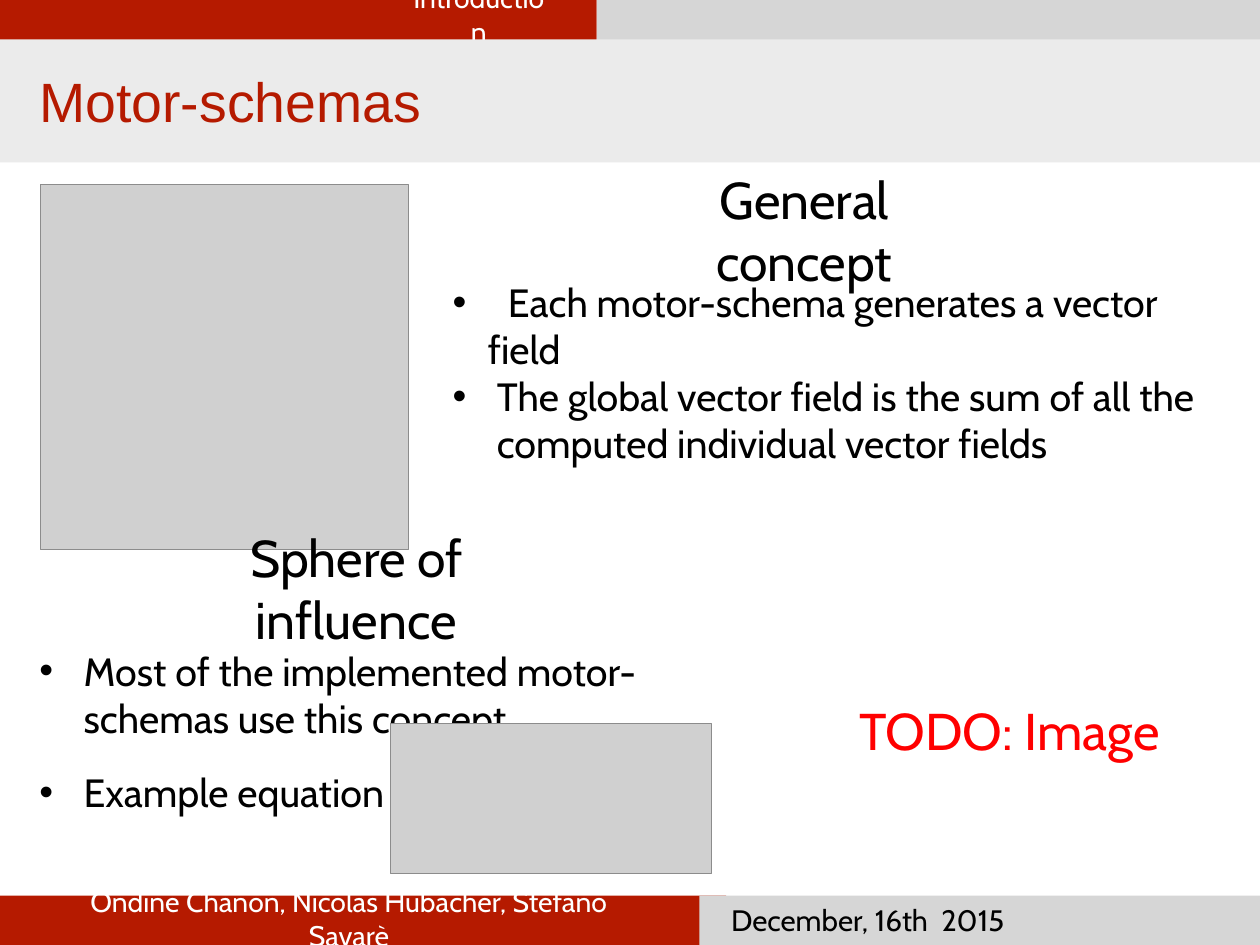
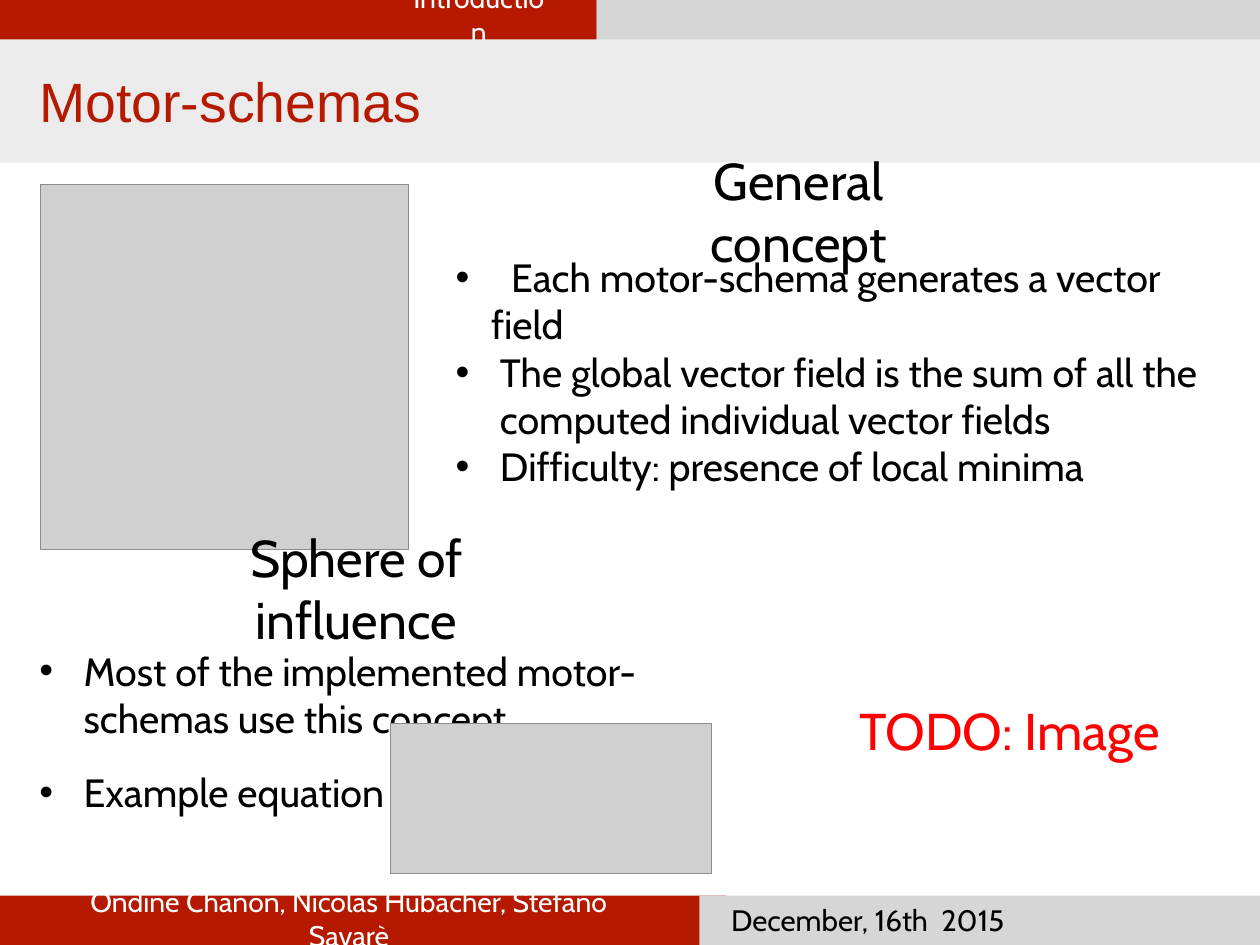
Before and after one commit to nhubi/disProject, a slide deck: slide 4 of Presentation/presentation.pptx. Drawn at 1260x945 pixels with LibreOffice and Linux fonts; fonts in the diff are those of the drawing; grey boxes stand for pictures. Boxes give left, top, right and bottom in pixels: in the first picture for what was removed or moved away, otherwise in the second. Text is boxed around its words. In the diff, an @@ line names an element or a change of style, - is before the commit and + after.

Commit message:
PSO

```diff
--- a/Presentation/presentation.pptx
+++ b/Presentation/presentation.pptx
@@ text "General concept" moved from (x1=716, y1=180, x2=892, y2=293) to (x1=711, y1=161, x2=887, y2=274) @@
@@ text "Each motor-schema generates a vector" moved from (x1=488, y1=287, x2=1194, y2=468) to (x1=491, y1=259, x2=1197, y2=491) @@
@@ text at (x1=500, y1=451, x2=1084, y2=491): paragraph added @@
+• Difficulty: presence of local minima
```
Also in this commit, not shown: 3 slides added.
